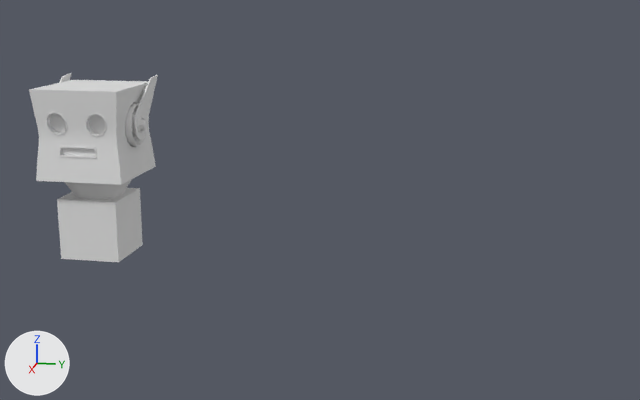
A saved change to the Blender file Robot/robot.blend.
The view is the same before and after, from a 50 mm lens placed at (18.35, 8.8, 3.22), pointed at (-0.18, 5.09, -1.42). The lights are fixed; the arrows at lower left show +X, +Y and +Z.
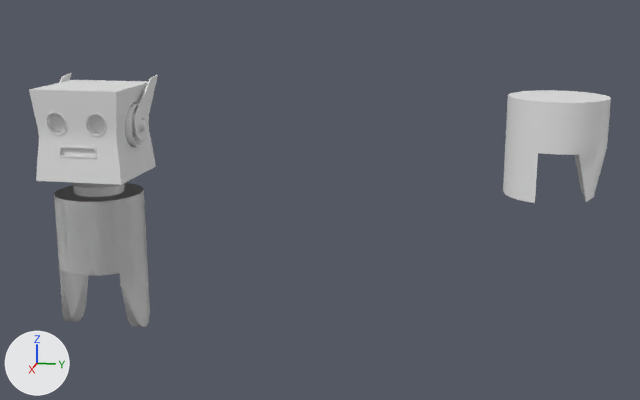
Commit message: change Robot

Location of each change, [x1, y1, x2, y2] in pixels of the pictures (640 x 400 px):
'Cylinder', added: after [54, 183, 150, 327]
'Cylinder.001', added: after [503, 90, 611, 203]
'Cube.001', deleted: before [57, 188, 143, 262]

The change, as a diff of the scene's bpy script:
```diff
--- a/Robot/robot.blend.py
+++ b/Robot/robot.blend.py
@@ me_cylinder_001 @@
+me_cylinder_001.from_pydata(...)  # 69 vertices, 58 faces; spans x -1.0..1.0, y -1.0..1.0, z -1.0..1.0
+me_cylinder_001.polygons.foreach_set('use_smooth', [True] * 58)
@@ me_cylinder @@
+me_cylinder.from_pydata(...)  # 35 vertices, 32 faces; spans x -1.0..1.0, y 0.0..1.0, z -2.2..1.0
+me_cylinder.polygons.foreach_set('use_smooth', [True] * 32)
@@ ob_cube_001 @@
-ob_cube_001 = bpy.data.objects.new('Cube.001', me_cube_002)
-ob_cube_001.location = (0.0, 0.0, -2.16)
-ob_cube_001.scale = (0.691, 0.691, 0.691)
@@ ob_cylinder_001 @@
+ob_cylinder_001 = bpy.data.objects.new('Cylinder.001', me_cylinder_001)
+ob_cylinder_001.location = (0.0, 10.0, 0.0)
@@ ob_cylinder @@
+ob_cylinder = bpy.data.objects.new('Cylinder', me_cylinder)
+ob_cylinder.location = (0.0, 0.0, -2.41)
+_m = ob_cylinder.modifiers.new('Mirror', 'MIRROR')
+_m.use_axis = (True, True, False)
```
